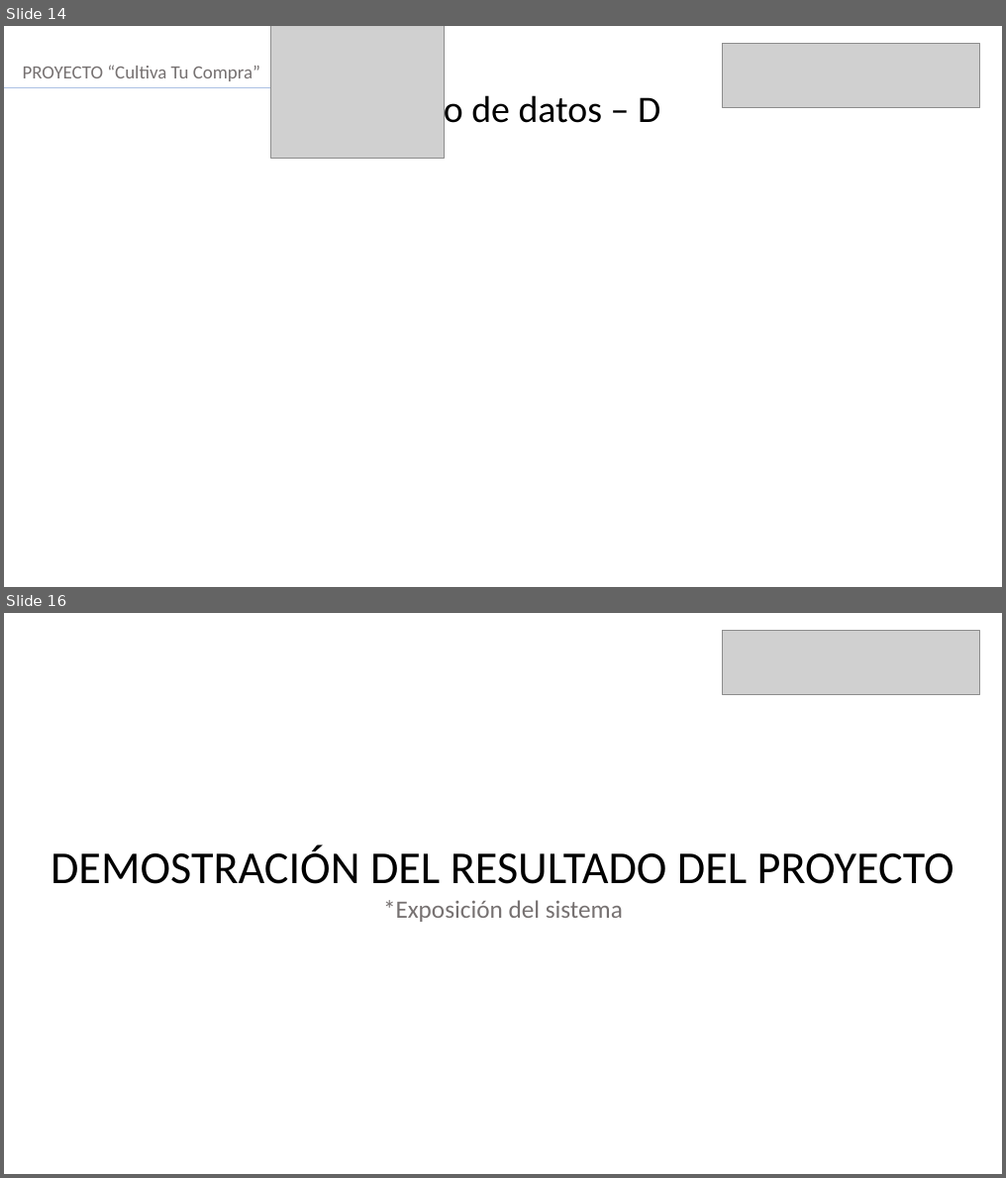
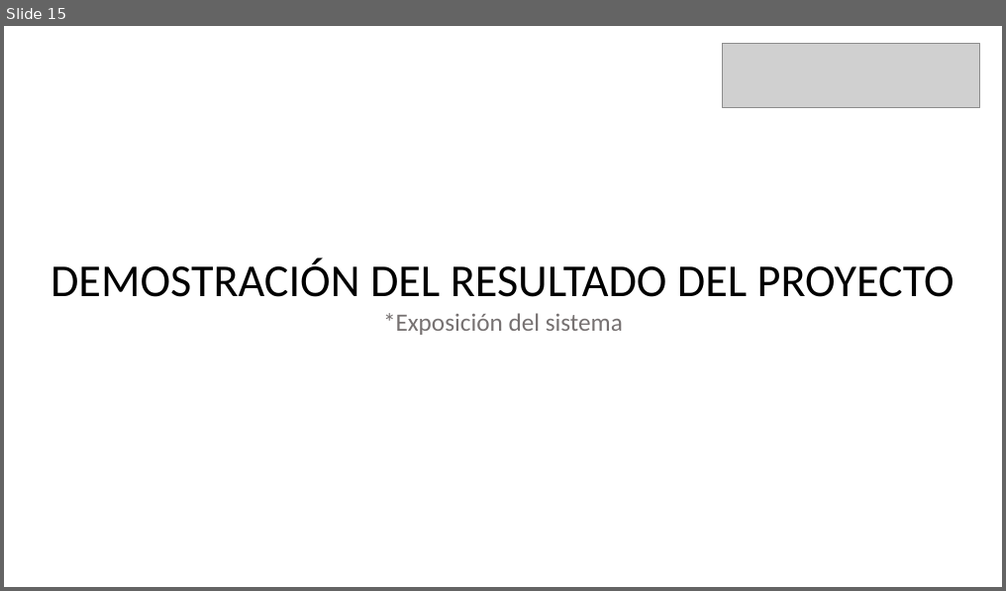
Before and after one commit to VichRo2005/cultiva_tu_compra, a slide deck: Fase 3/Evidencias Grupales/Formato Presentación final.pptx. Shown one above the other, each under a label of ours: slides 14 and 16 before the commit, slide 15 after it; the slides between them are not shown. The pictures are 1006x1178 and 1006x591 pixels, drawn with LibreOffice and Linux fonts; fonts in the diff are those of the drawing; grey boxes stand for pictures. Boxes give left, top, right and bottom in pixels: in the first picture for what was removed or moved away, otherwise in the second. Text is boxed around its words. In the diff, an @@ line names an element or a change of style, - is before the commit and + after.

```diff
--- a/Fase 3/Evidencias Grupales/Formato Presentación final.pptx
+++ b/Fase 3/Evidencias Grupales/Formato Presentación final.pptx
@@ slide 14 removed at (4,26,1002,587), background #FFFFFF @@
@@ picture removed at (270,26,444,158) @@
@@ picture removed at (722,43,979,107) @@
@@ text removed at (23,65,260,81) @@
-PROYECTO “Cultiva Tu Compra”
@@ line removed from (4, 88) to (339, 88) @@
@@ text removed at (345,91,660,132) @@
-Modelo de datos – D
@@ what was slide 16 is now slide 15 @@
```
Also in this commit, not shown: 2 slides changed.
